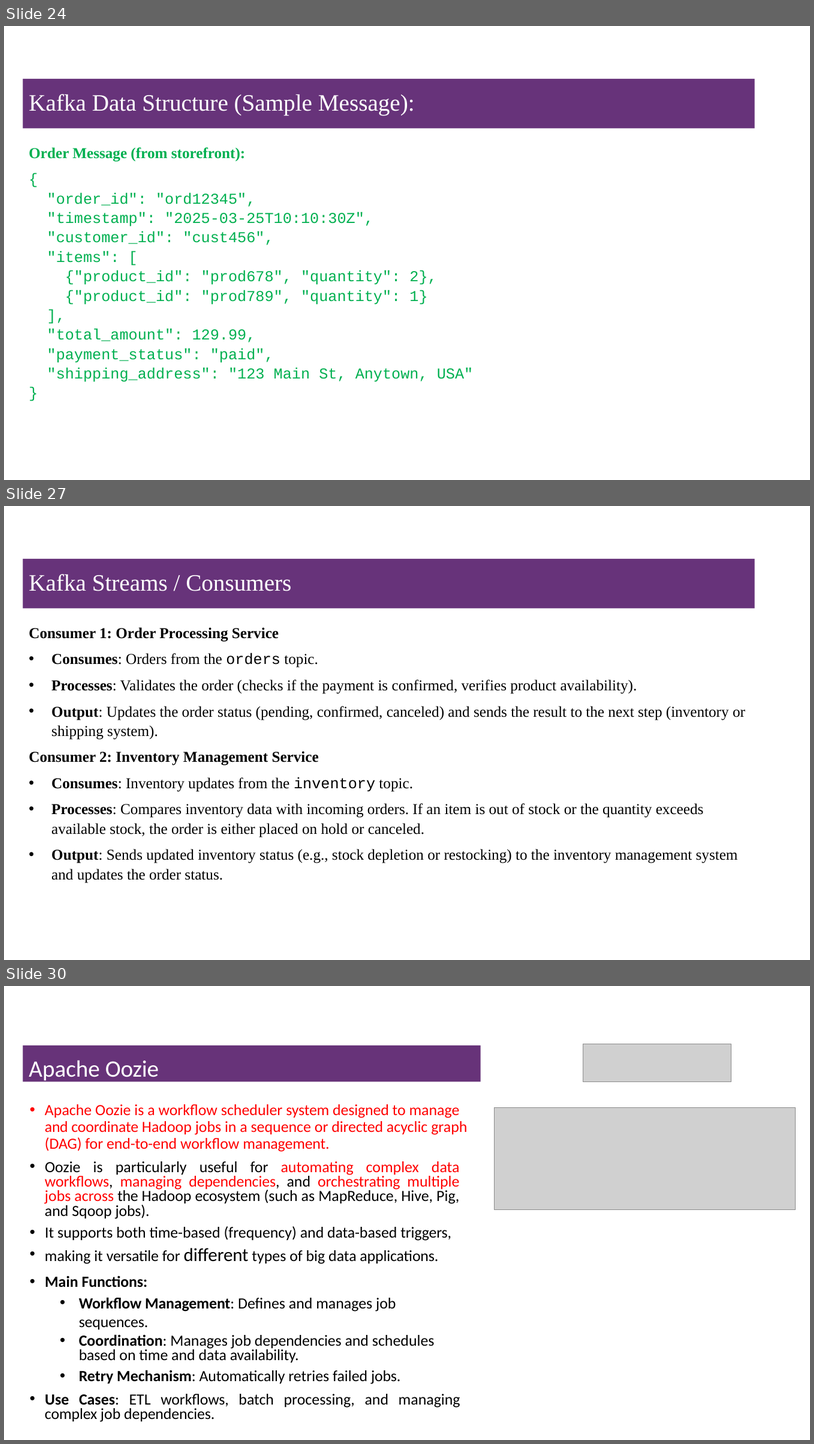
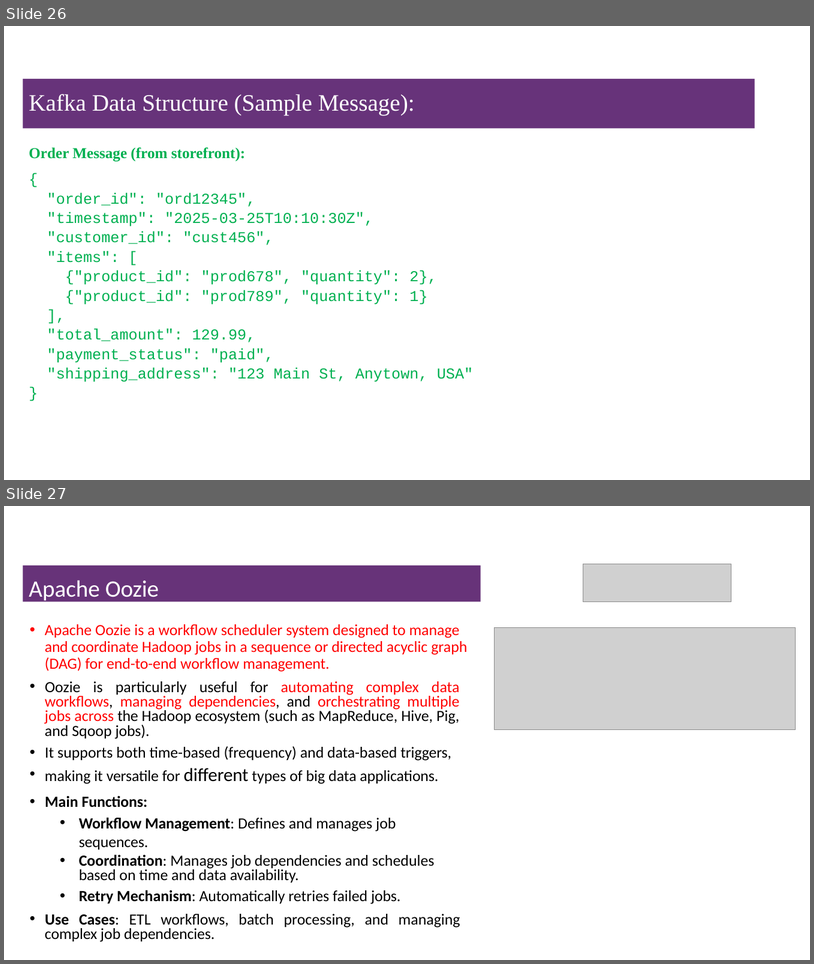
Before and after one commit to msfasha/307401-Big-Data, a slide deck: Lecture Notes/Section 2 - Introduction to Hadoop Eco System/2-Introduction to Hadoop Eco System.pptx. Shown one above the other, each under a label of ours: slides 24, 27 and 30 before the commit, slides 26 and 27 after it; the slides between them are not shown. The pictures are 814x1444 and 814x964 pixels, drawn with LibreOffice and Linux fonts; fonts in the diff are those of the drawing; grey boxes stand for pictures; background and template pictures are left out. Boxes give left, top, right and bottom in pixels: in the first picture for what was removed or moved away, otherwise in the second. Text is boxed around its words. In the diff, an @@ line names an element or a change of style, - is before the commit and + after.

Commit message:
some modifications to the kafka part

```diff
--- a/Lecture Notes/Section 2 - Introduction to Hadoop Eco System/2-Introduction to Hadoop Eco System.pptx
+++ b/Lecture Notes/Section 2 - Introduction to Hadoop Eco System/2-Introduction to Hadoop Eco System.pptx
@@ slide 27 removed at (4,506,810,960), background #FFFFFF @@
@@ title removed at (23,559,755,608) @@
-Kafka Streams / Consumers
@@ text removed at (29,627,746,883) @@
-Consumer 1: Order Processing Service
-• Consumes: Orders from the orders topic.
-• Processes: Validates the order (checks if the payment is confirmed, verifies product availability).
-• Output: Updates the order status (pending, confirmed, canceled) and sends the result to the next step (inventory or shipping system).
-Consumer 2: Inventory Management Service
-• Consumes: Inventory updates from the inventory topic.
-• Processes: Compares inventory data with incoming orders. If an item is out of stock or the quantity exceeds available stock, the order is either placed on hold or canceled.
-• Output: Sends updated inventory status (e.g., stock depletion or restocking) to the inventory management system and updates the order status.
@@ what was slide 24 is now slide 26 @@
@@ what was slide 30 is now slide 27 @@
```
Also in this commit, not shown: 3 slides changed, 2 slides added, 4 other slides removed, 1 other file.
